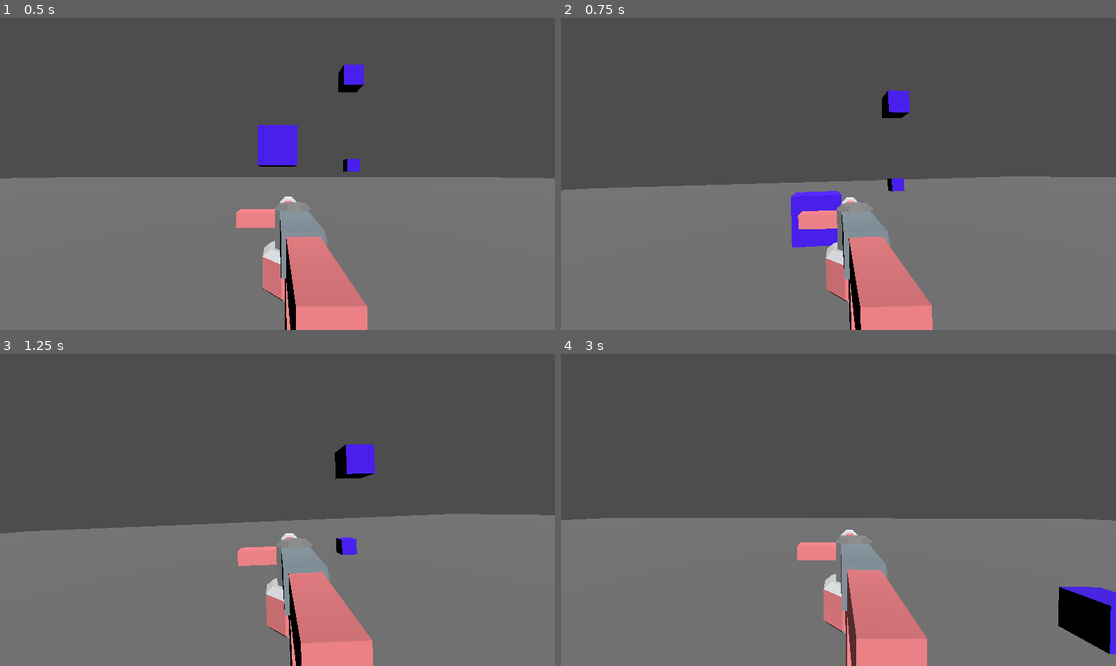
Above: before the commit, frames 1-4 (two rows, left to right).
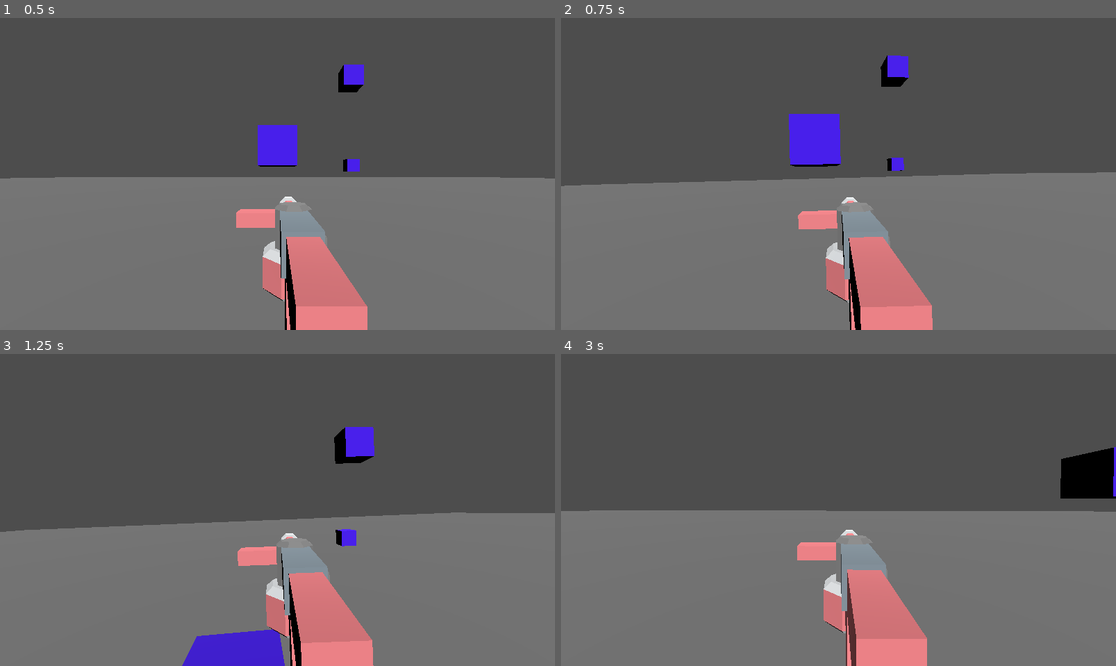
Above: after the commit, the same moments.

Repository: Nabiz/KrakJam2025
Game: Godot game, scene res://Scenes/Levels/MainTestScene.tscn
The game is run twice, just before and just after one commit, with the same random seed, the same clock (stepped at 60 frames per second) and the same inputs.
Inputs (mouse positions are in pixels of both pictures, inside the frame that each line leads up to):
- Up to frame 1 (0.5 s): no input
- Up to frame 2 (0.75 s): tap Enter (ui_accept) at 0.5, 0.6 s; move the mouse to (866, 174) at 0.52 s; hold Up (ui_up) from 0.53 s (still down)
- Up to frame 3 (1.25 s): keep holding Up (ui_up); tap Space (Jump, bound only after the commit) at 0.77, 0.8, 1.07 s
- Up to frame 4 (3 s): keep holding Up (ui_up); move the mouse to (810, 510) at 1.27 s; tap Space (Jump, bound only after the commit) at 1.35, 1.52, 1.82, 2.3 s; tap Enter (ui_accept) at 1.55, 2.1, 2.85 s; move the mouse to (849, 503) at 2.02 s; move the mouse to (832, 516) at 2.77 s

Frame 1 is identical in both runs. In frame 2, 4.8% of the frame differs, in the area x 0-100%, y 12-74%; in frame 3, 3.2%; in frame 4, 5.7%, in the area x 0-100%, y 29-97%.

Commit message:
Remap keys to use wsad or arrows and space fro jump

Diff:
--- a/Scenes/Player/Player.gd
+++ b/Scenes/Player/Player.gd
@@ -38,12 +38,12 @@
 
 
 	# Handle jump.
-	if Input.is_action_just_pressed("ui_accept") and is_on_floor():
+	if Input.is_action_just_pressed("Jump") and is_on_floor():
 		velocity.y = JUMP_VELOCITY
 
 	# Get the input direction and handle the movement/deceleration.
 	# As good practice, you should replace UI actions with custom gameplay actions.
-	var input_dir := Input.get_vector("ui_left", "ui_right", "ui_up", "ui_down")
+	var input_dir := Input.get_vector("Left", "Right", "Forward", "Backward")
 	var direction := (transform.basis * Vector3(input_dir.x, 0, input_dir.y)).normalized()
 	if direction:
 		velocity.x = direction.x * SPEED
--- a/project.godot
+++ b/project.godot
@@ -20,3 +20,35 @@
 folder_colors={
 "res://Assets/": "pink"
 }
+
+[input]
+
+Left={
+"deadzone": 0.5,
+"events": [Object(InputEventKey,"resource_local_to_scene":false,"resource_name":"","device":-1,"window_id":0,"alt_pressed":false,"shift_pressed":false,"ctrl_pressed":false,"meta_pressed":false,"pressed":false,"keycode":0,"physical_keycode":65,"key_label":0,"unicode":97,"location":0,"echo":false,"script":null)
+, Object(InputEventKey,"resource_local_to_scene":false,"resource_name":"","device":-1,"window_id":0,"alt_pressed":false,"shift_pressed":false,"ctrl_pressed":false,"meta_pressed":false,"pressed":false,"keycode":0,"physical_keycode":4194319,"key_label":0,"unicode":0,"location":0,"echo":false,"script":null)
+]
+}
+Right={
+"deadzone": 0.5,
+"events": [Object(InputEventKey,"resource_local_to_scene":false,"resource_name":"","device":-1,"window_id":0,"alt_pressed":false,"shift_pressed":false,"ctrl_pressed":false,"meta_pressed":false,"pressed":false,"keycode":0,"physical_keycode":68,"key_label":0,"unicode":100,"location":0,"echo":false,"script":null)
+, Object(InputEventKey,"resource_local_to_scene":false,"resource_name":"","device":-1,"window_id":0,"alt_pressed":false,"shift_pressed":false,"ctrl_pressed":false,"meta_pressed":false,"pressed":false,"keycode":0,"physical_keycode":4194321,"key_label":0,"unicode":0,"location":0,"echo":false,"script":null)
+]
+}
+Forward={
+"deadzone": 0.5,
+"events": [Object(InputEventKey,"resource_local_to_scene":false,"resource_name":"","device":-1,"window_id":0,"alt_pressed":false,"shift_pressed":false,"ctrl_pressed":false,"meta_pressed":false,"pressed":false,"keycode":0,"physical_keycode":87,"key_label":0,"unicode":119,"location":0,"echo":false,"script":null)
+, Object(InputEventKey,"resource_local_to_scene":false,"resource_name":"","device":-1,"window_id":0,"alt_pressed":false,"shift_pressed":false,"ctrl_pressed":false,"meta_pressed":false,"pressed":false,"keycode":0,"physical_keycode":4194320,"key_label":0,"unicode":0,"location":0,"echo":false,"script":null)
+]
+}
+Backward={
+"deadzone": 0.5,
+"events": [Object(InputEventKey,"resource_local_to_scene":false,"resource_name":"","device":-1,"window_id":0,"alt_pressed":false,"shift_pressed":false,"ctrl_pressed":false,"meta_pressed":false,"pressed":false,"keycode":0,"physical_keycode":83,"key_label":0,"unicode":115,"location":0,"echo":false,"script":null)
+, Object(InputEventKey,"resource_local_to_scene":false,"resource_name":"","device":-1,"window_id":0,"alt_pressed":false,"shift_pressed":false,"ctrl_pressed":false,"meta_pressed":false,"pressed":false,"keycode":0,"physical_keycode":4194322,"key_label":0,"unicode":0,"location":0,"echo":false,"script":null)
+]
+}
+Jump={
+"deadzone": 0.5,
+"events": [Object(InputEventKey,"resource_local_to_scene":false,"resource_name":"","device":-1,"window_id":0,"alt_pressed":false,"shift_pressed":false,"ctrl_pressed":false,"meta_pressed":false,"pressed":false,"keycode":0,"physical_keycode":32,"key_label":0,"unicode":32,"location":0,"echo":false,"script":null)
+]
+}
